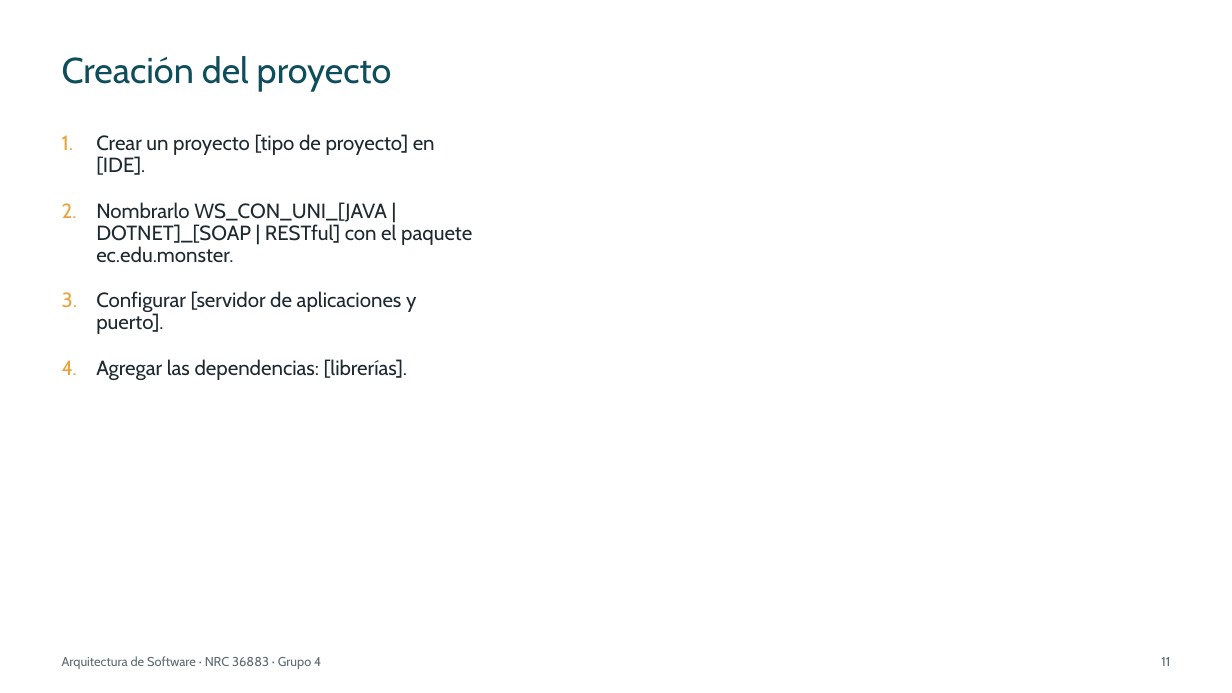
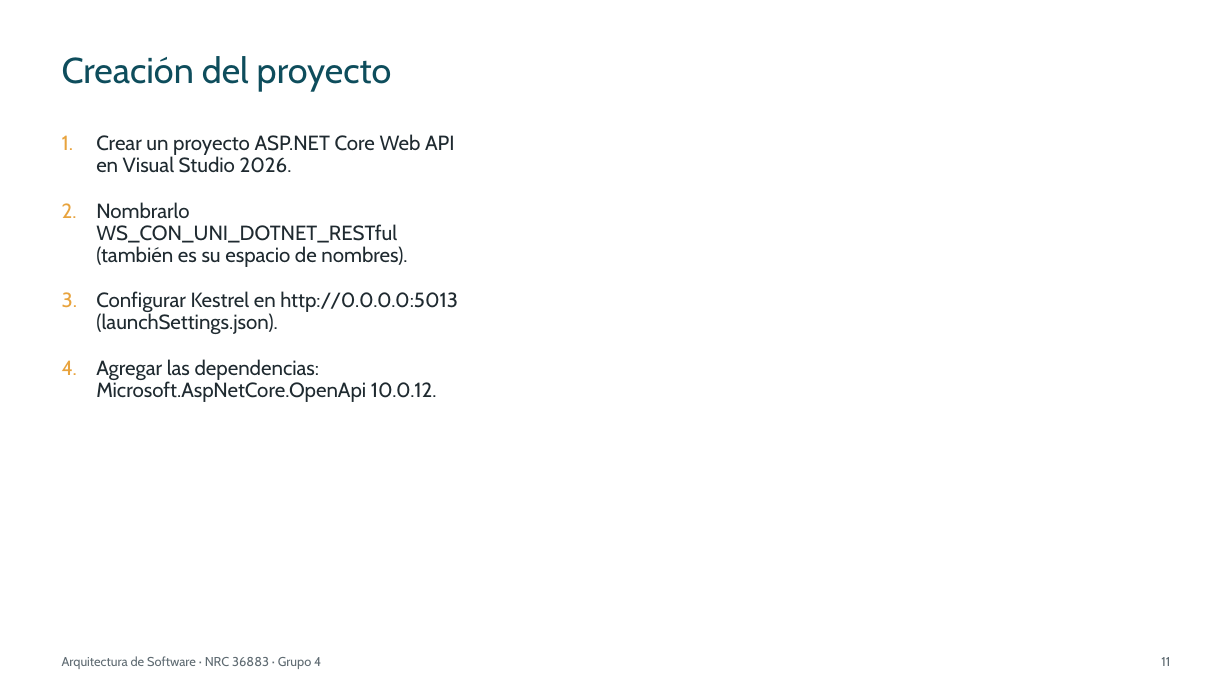
Before and after one commit to IMarcusDev/TI.1.4.-PAO202651_RESTFUL_DOTNET_SINBDD_NRC_36883_GR04, a slide deck: slide 11 of 05. DOCUMENTACION/PRESENTACION TI.1.4. RESTFUL sin BDD en DOTNET GR4.pptx. Drawn at 1232x693 pixels with LibreOffice and Linux fonts; fonts in the diff are those of the drawing. Boxes give left, top, right and bottom in pixels: in the first picture for what was removed or moved away, otherwise in the second. Text is boxed around its words. In the diff, an @@ line names an element or a change of style, - is before the commit and + after.

```diff
--- a/05. DOCUMENTACION/PRESENTACION TI.1.4. RESTFUL sin BDD en DOTNET GR4.pptx
+++ b/05. DOCUMENTACION/PRESENTACION TI.1.4. RESTFUL sin BDD en DOTNET GR4.pptx
@@ text at bbox=[96, 134, 458, 402]: text changed @@
-1. Crear un proyecto [tipo de proyecto] en [IDE].
-2. Nombrarlo WS_CON_UNI_[JAVA | DOTNET]_[SOAP | RESTful] con el paquete ec.edu.monster.
-3. Configurar [servidor de aplicaciones y puerto].
-4. Agregar las dependencias: [librerías].
+1. Crear un proyecto ASP.NET Core Web API en Visual Studio 2026.
+2. Nombrarlo WS_CON_UNI_DOTNET_RESTful (también es su espacio de nombres).
+3. Configurar Kestrel en http://0.0.0.0:5013 (launchSettings.json).
+4. Agregar las dependencias: Microsoft.AspNetCore.OpenApi 10.0.12.
```
Also in this commit, not shown: 27 other slides changed.
